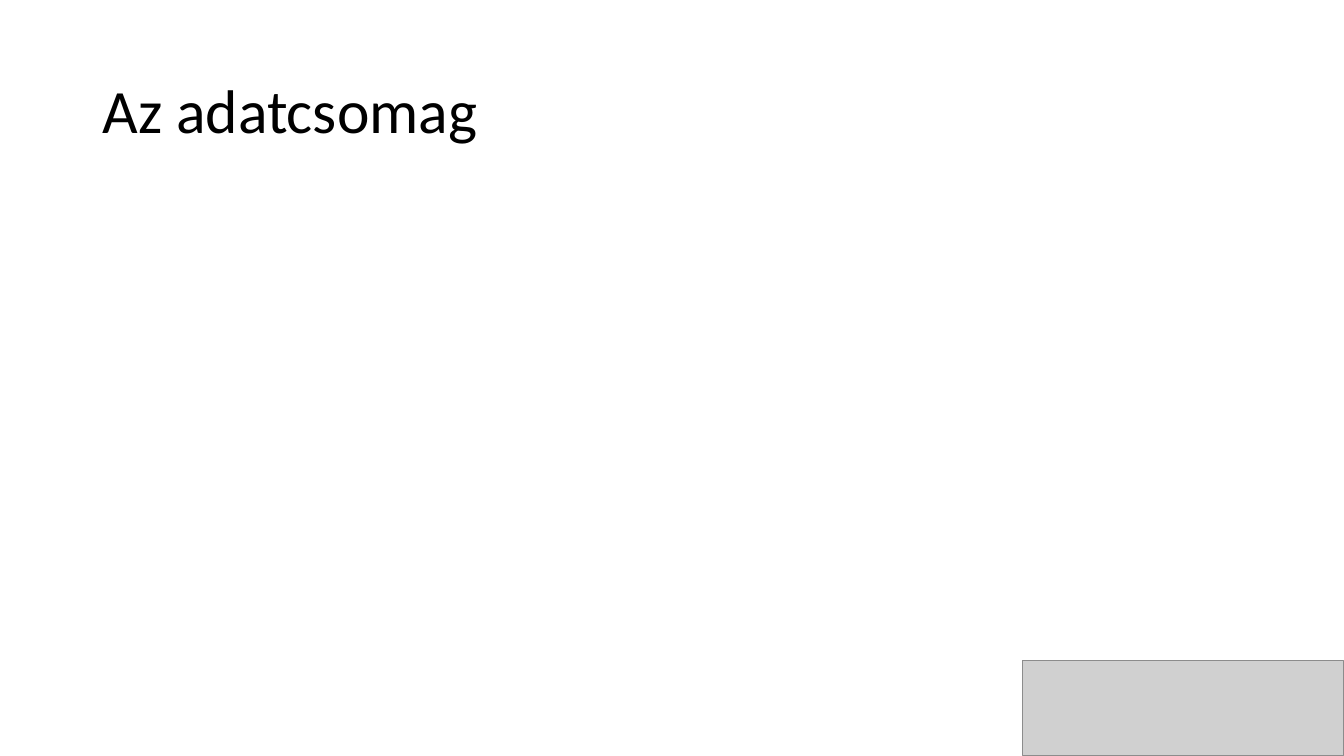
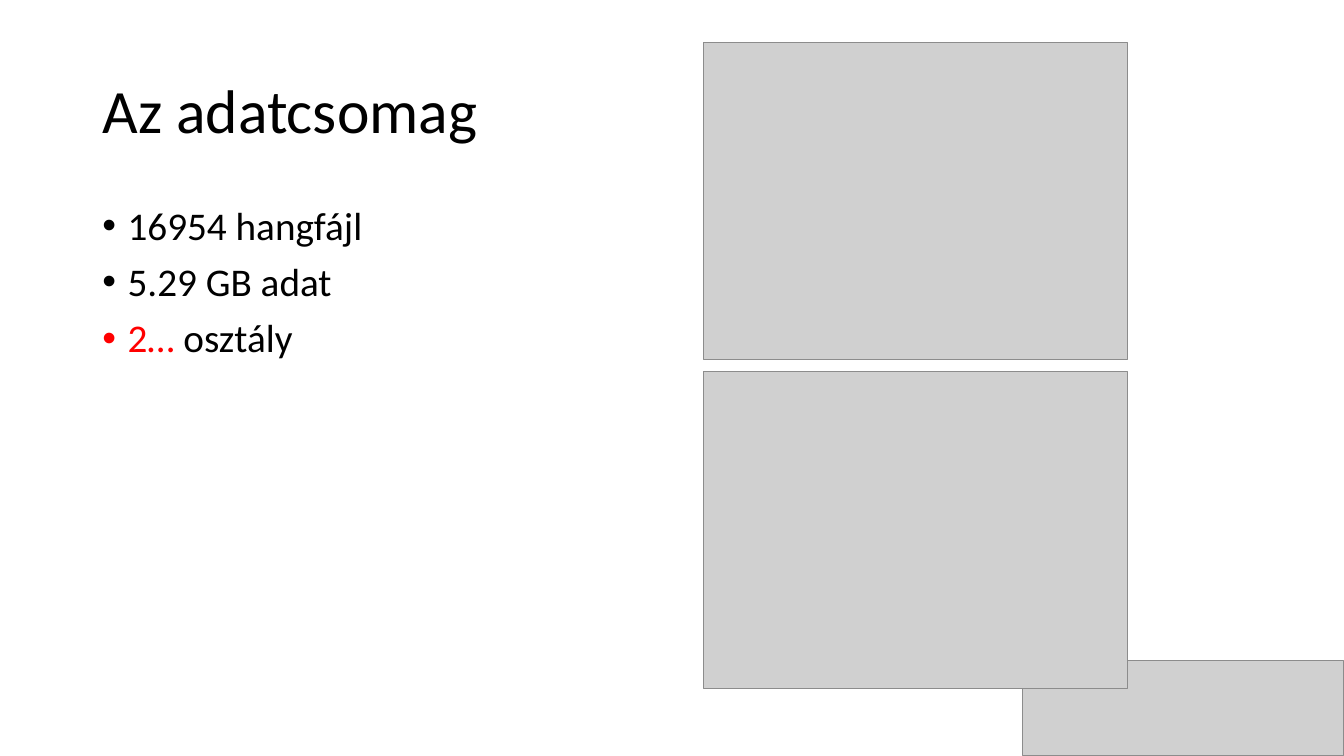
Before and after one commit to BotondProhaszka/melyrepules, a slide deck: slide 5 of mélyrepülés.pptx. Drawn at 1344x756 pixels with LibreOffice and Linux fonts; fonts in the diff are those of the drawing; grey boxes stand for pictures. Boxes give left, top, right and bottom in pixels: in the first picture for what was removed or moved away, otherwise in the second. Text is boxed around its words. In the diff, an @@ line names an element or a change of style, - is before the commit and + after.

```diff
--- a/mélyrepülés.pptx
+++ b/mélyrepülés.pptx
@@ picture added at bbox=[704, 42, 1127, 360] @@
@@ text added at bbox=[128, 212, 363, 359], 28 pt, text #000000 @@
+• 16954 hangfájl
+• 5.29 GB adat
+• 2… osztály
@@ picture added at bbox=[704, 371, 1127, 689] @@
```
Also in this commit, not shown: 4 other slides changed.
